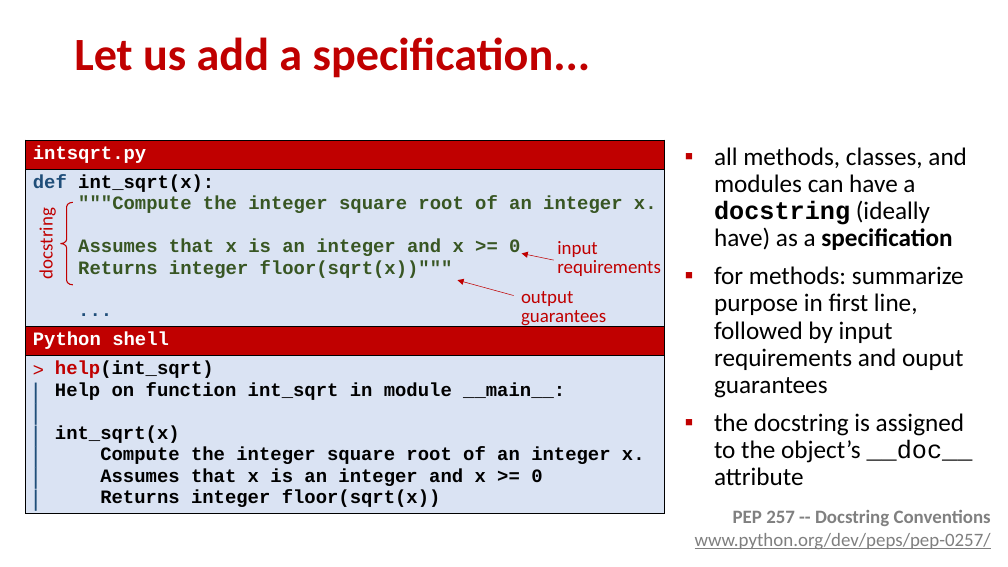
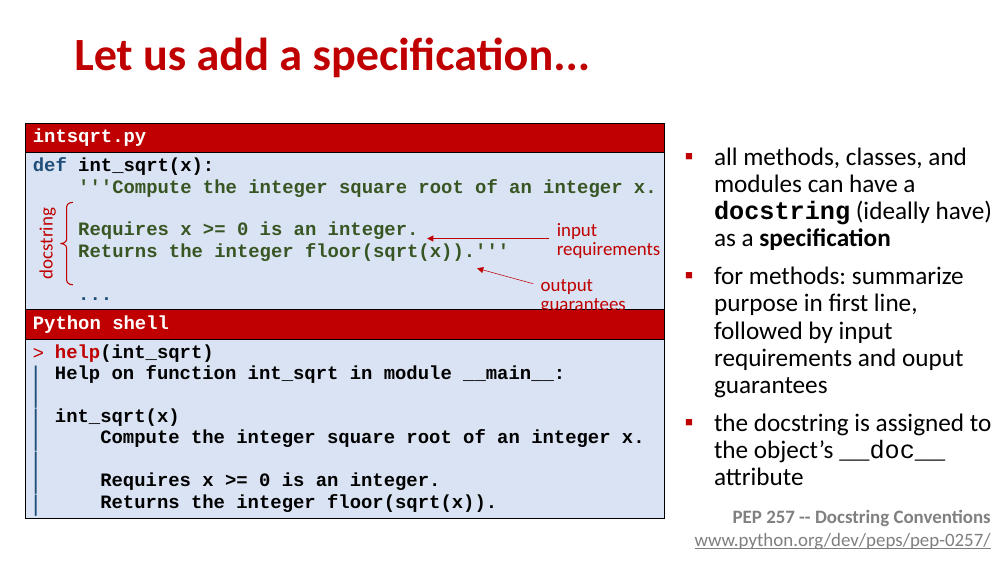
Before and after one commit to gsbrodal/gsbrodal.github.io, a slide deck: slide 12 of ipsa/slides/testing.pptx (slide 11 before the commit). Drawn at 1008x567 pixels with LibreOffice and Linux fonts; fonts in the diff are those of the drawing. Boxes give left, top, right and bottom in pixels: in the first picture for what was removed or moved away, otherwise in the second. Text is boxed around its words. In the diff, an @@ line names an element or a change of style, - is before the commit and + after.

```diff
--- a/ipsa/slides/testing.pptx
+++ b/ipsa/slides/testing.pptx
@@ table at box(26, 123, 665, 539) @@
@@ row 2, column 1: "def int_sqrt(x): / """Compute the integer square root of an integer x. / Assumes that x is an integer and x >= 0 / Returns integer floor(sqrt(x))""" / ..." to "def int_sqrt(x): / '''Compute the integer square root of an integer x. / Requires x >= 0 is an integer. / Returns the integer floor(sqrt(x)).''' / ..." @@
-row 4, column 1: help(int_sqrt) / Help on function int_sqrt in module __main__: / int_sqrt(x) / Compute the integer square root of an integer x. / Assumes that x is an integer and x >= 0 / Returns integer floor(sqrt(x))
+row 4, column 1: help(int_sqrt) / Help on function int_sqrt in module __main__: / int_sqrt(x) / Compute the integer square root of an integer x. / Requires x >= 0 is an integer. / Returns the integer floor(sqrt(x)).
@@ table: place and size @@
-table at box(26, 140, 665, 533)
+table at box(26, 123, 665, 539)
@@ text "all methods, classes, and modules ..." rewrapped from box(714, 147, 973, 486) to box(714, 147, 992, 486) @@
@@ arrow moved from (554, 260) - (522, 253) to (550, 239) - (427, 239) @@
@@ text "input requirements": place and size @@
-text "input requirements" at box(557, 241, 661, 276)
+text "input requirements" at box(557, 223, 661, 258)
@@ arrow moved from (513, 296) - (457, 281) to (533, 284) - (477, 268) @@
@@ text "output guarantees": place and size @@
-text "output guarantees" at box(521, 291, 606, 328)
+text "output guarantees" at box(541, 279, 626, 316)
```
Also in this commit, not shown: 19 other slides changed, 3 slides added, 1 slide removed, 4 other files.
